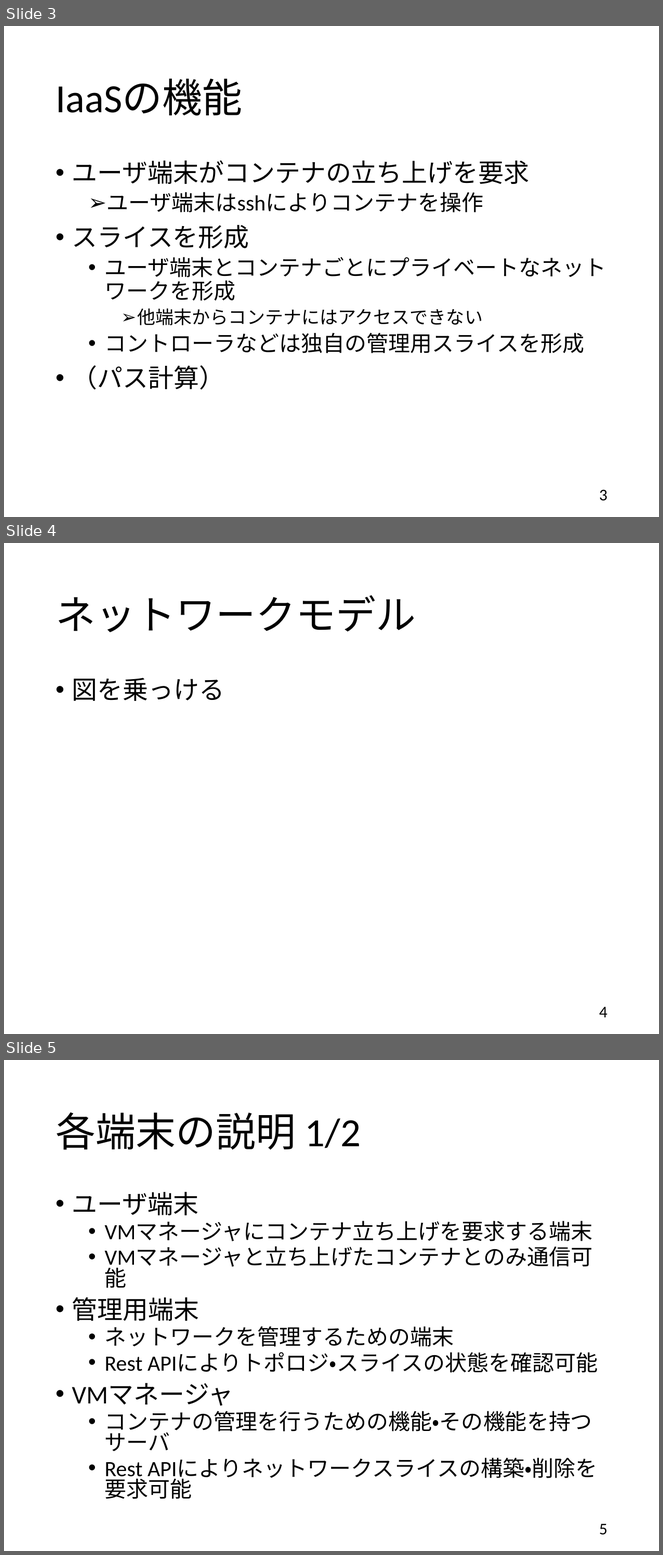
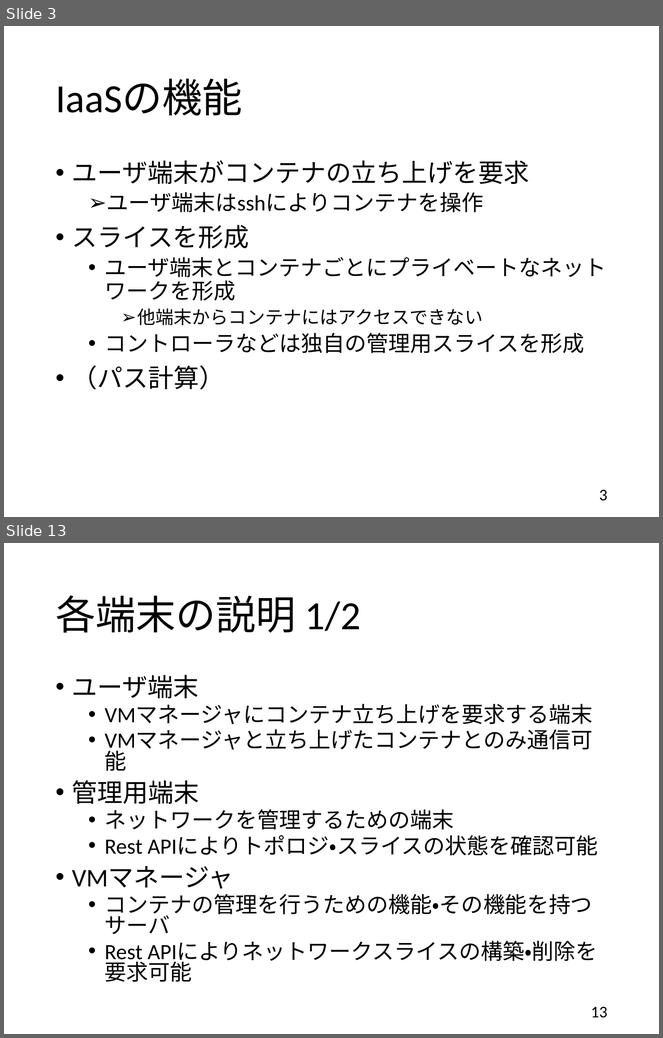
Before and after one commit to handai-trema/IaaS-amn, a slide deck: presentation_slide_v03.pptx. Shown one above the other, each under a label of ours: slides 3, 4 and 5 before the commit, slides 3 and 13 after it; the slides between them are not shown. The pictures are 663x1555 and 663x1038 pixels, drawn with LibreOffice and Linux fonts; fonts in the diff are those of the drawing. Boxes give left, top, right and bottom in pixels: in the first picture for what was removed or moved away, otherwise in the second. Text is boxed around its words. In the diff, an @@ line names an element or a change of style, - is before the commit and + after.

```diff
--- a/presentation_slide_v03.pptx
+++ b/presentation_slide_v03.pptx
@@ slide 4 removed at box(4, 543, 659, 1034), background #FFFFFF @@
@@ title removed at box(55, 595, 416, 632) @@
-ネットワークモデル
@@ text removed at box(72, 678, 225, 701) @@
-• 図を乗っける
@@ page number removed at box(599, 1007, 608, 1018) @@
-4
@@ what was slide 5 is now slide 13 @@
@@ page number at box(591, 1007, 608, 1018): text changed @@
-5
+13
```
Also in this commit, not shown: 1 slide changed, 9 slides added.
